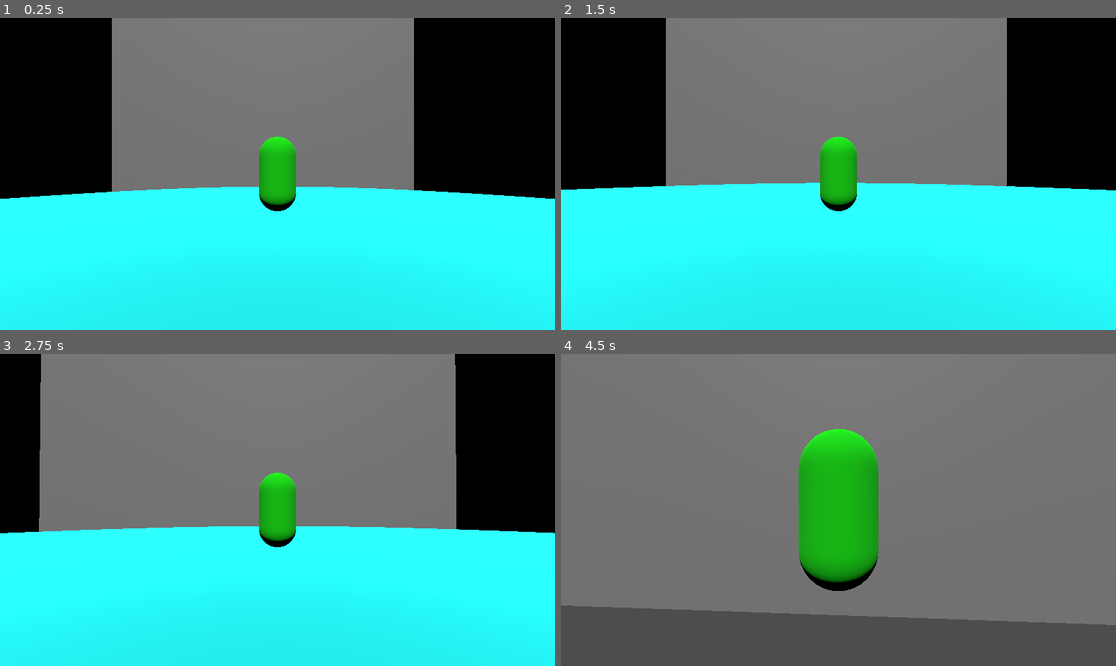
Above: before the commit, frames 1-4 (two rows, left to right).
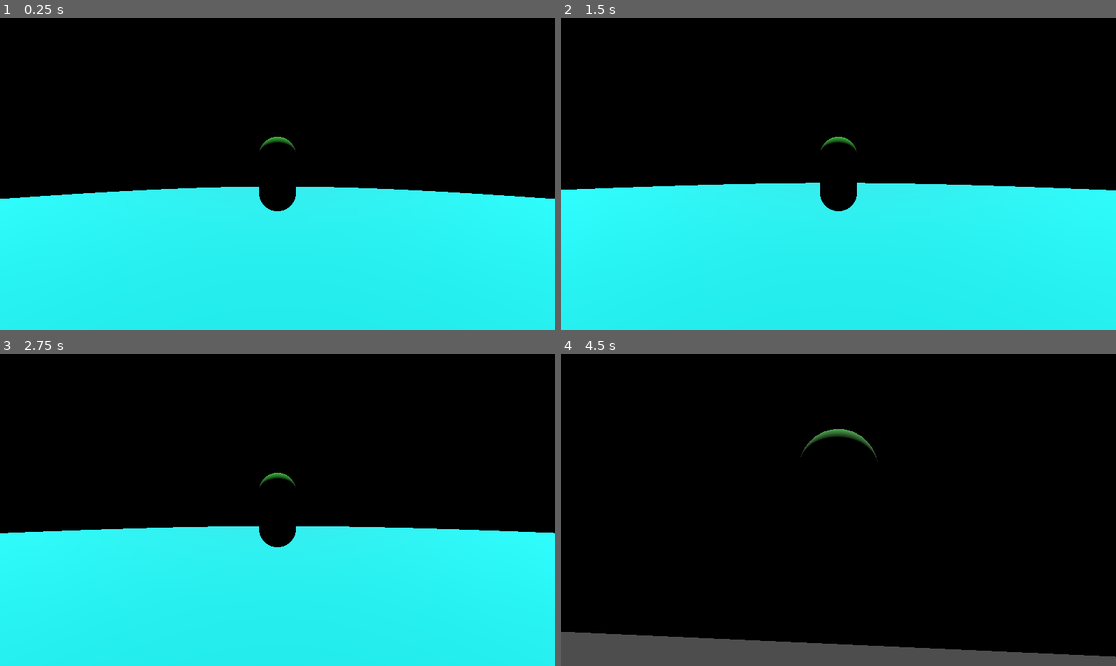
Above: after the commit, the same moments.

Repository: TylerPederson/effort
Game: Godot game, scene res://boss_room.tscn
Two runs of this game, one before a commit and one after it. Both use one fixed random seed, a clock stepped at 60 frames per second and the inputs below.
Inputs (mouse positions are in pixels of both pictures, inside the frame that each line leads up to):
- Up to frame 1 (0.25 s): no input
- Up to frame 2 (1.5 s): tap Enter (ui_accept) at 0.5, 0.77 s; move the mouse to (866, 174) at 0.52 s; hold Up (ui_up) from 0.53 s (still down); move the mouse to (810, 174) at 1.27 s
- Up to frame 3 (2.75 s): keep holding Up (ui_up); tap Enter (ui_accept) at 1.52 s; move the mouse to (288, 503) at 2.02 s
- Up to frame 4 (4.5 s): keep holding Up (ui_up); move the mouse to (832, 516) at 2.77 s; tap Enter (ui_accept) at 3.02, 3.77 s; move the mouse to (877, 513) at 3.52 s; move the mouse to (794, 506) at 4.27 s

The runs differ from the first frame. In frame 1, 30% of the frame differs, in the area x 20-75%, y 0-60%; in frame 2, 33%; in frame 3, 42%; in frame 4, 93%, in the area x 0-100%, y 0-98%.

Commit message:
Added a script to drop down door
Only added function to drop down door. Still need to implement an actual trigger for it

Diff:
--- a/boss_room.tscn
+++ b/boss_room.tscn
@@ -1,6 +1,7 @@
-[gd_scene load_steps=4 format=3 uid="uid://clerkr85kk6ww"]
+[gd_scene load_steps=5 format=3 uid="uid://clerkr85kk6ww"]
 
 [ext_resource type="PackedScene" uid="uid://703h7fkmxdhp" path="res://player.tscn" id="1_ve44f"]
+[ext_resource type="Script" uid="uid://23jmmfc02jmu" path="res://door_pivot.gd" id="2_any6y"]
 
 [sub_resource type="StandardMaterial3D" id="StandardMaterial3D_ve44f"]
 albedo_color = Color(0.08627451, 1, 1, 1)
@@ -40,13 +41,14 @@
 size = Vector3(0.65283203, 57.8692, 86.69642)
 
 [node name="Player" parent="." instance=ExtResource("1_ve44f")]
-transform = Transform3D(1, 0, 0, 0, 1, 0, 0, 0, 1, 0, 3.8641062, 0)
+transform = Transform3D(-1, 0, -8.742278e-08, 0, 1, 0, 8.742278e-08, 0, -1, 0, 3.8641062, 0)
 
 [node name="DirectionalLight3D" type="DirectionalLight3D" parent="."]
 transform = Transform3D(1, 0, 0, 0, 0.5709572, 0.82097983, 0, -0.82097983, 0.5709572, 0, 15.381807, 0)
 
 [node name="DoorPivot" type="Node3D" parent="."]
 transform = Transform3D(1, 0, 0, 0, 1, 0, 0, 0, 1, 36.22316, 1.6857758, 0)
+script = ExtResource("2_any6y")
 
 [node name="Door" type="CSGBox3D" parent="DoorPivot"]
 transform = Transform3D(1.2706714, 0, 0, 0, 0.99999994, 0, 0, 0, 0.99999994, 0.37241745, 9.276922, 0.00013196468)
--- /dev/null
+++ b/door_pivot.gd
@@ -0,0 +1,17 @@
+extends Node3D
+
+var speed = 1
+
+# Called when the node enters the scene tree for the first time.
+func _ready():
+	pass # Replace with function body.
+
+func _drop_door(delta):	# Function rotates the door to drop down
+	while rotation_degrees.z < 90:
+		rotation_degrees.z += speed * delta
+		if rotation_degrees.z > 90:
+			break
+	pass
+# Called every frame. 'delta' is the elapsed time since the previous frame.
+func _process(delta):
+	_drop_door(delta)
Not shown, added: door_pivot.gd.uid
